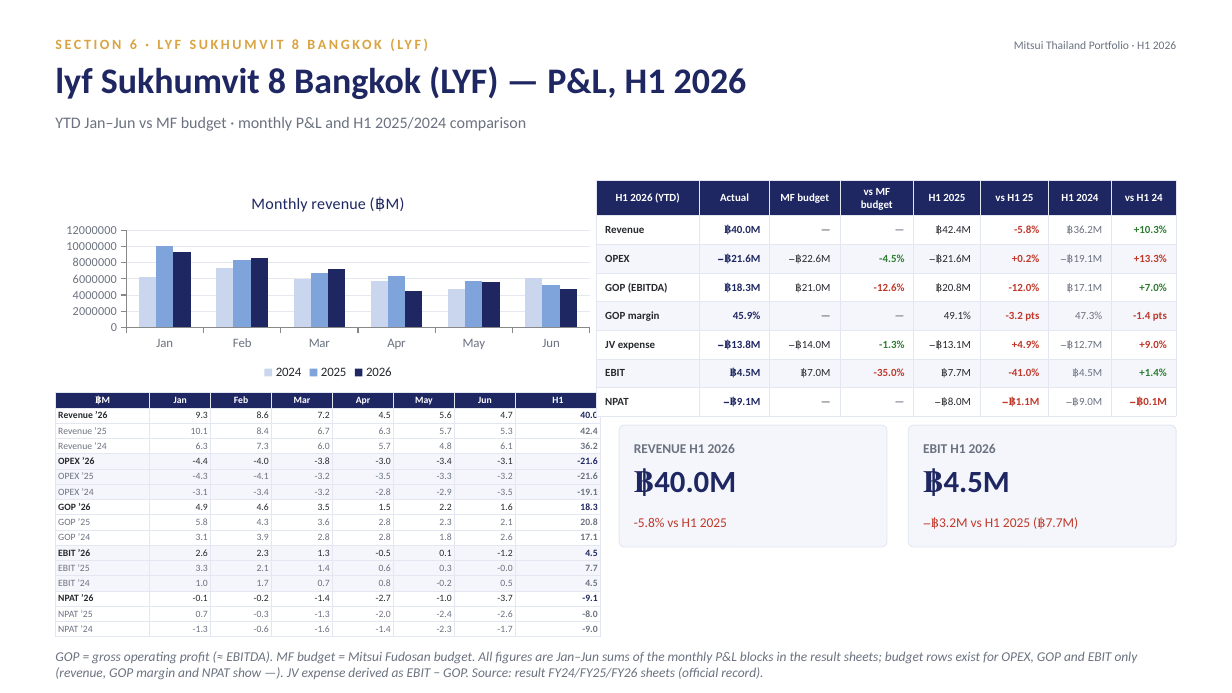
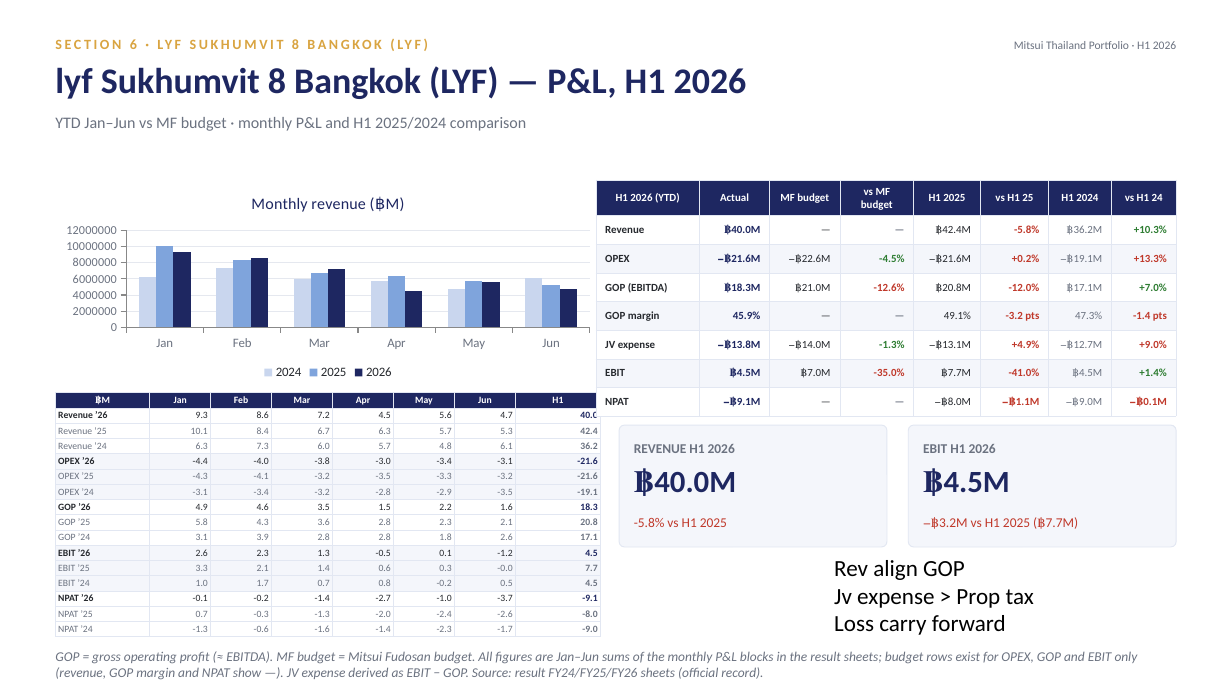
Before and after one commit to Chavin2543/mae-workspace, a slide deck: slide 43 of output/Portfolio_Performance_Report_H1-2026.pptx (slide 45 before the commit). Drawn at 1232x693 pixels with LibreOffice and Linux fonts; fonts in the diff are those of the drawing. Boxes give left, top, right and bottom in pixels: in the first picture for what was removed or moved away, otherwise in the second. Text is boxed around its words. In the diff, an @@ line names an element or a change of style, - is before the commit and + after.

```diff
--- a/output/Portfolio_Performance_Report_H1-2026.pptx
+++ b/output/Portfolio_Performance_Report_H1-2026.pptx
@@ text added at (834,560,1034,635), 18 pt, text #000000 @@
+Rev align GOP
+Jv expense > Prop tax
+Loss carry forward
```
Also in this commit, not shown: 17 other slides changed, 2 slides removed, 1 other file.
